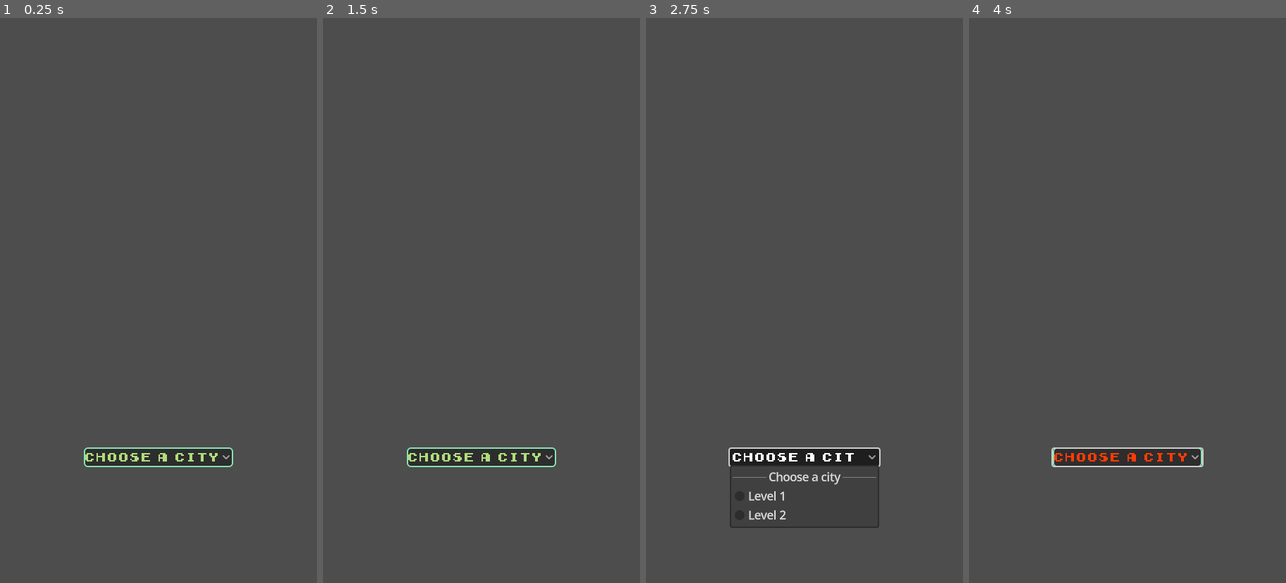
Above: before the commit, frames 1-4 (left to right).
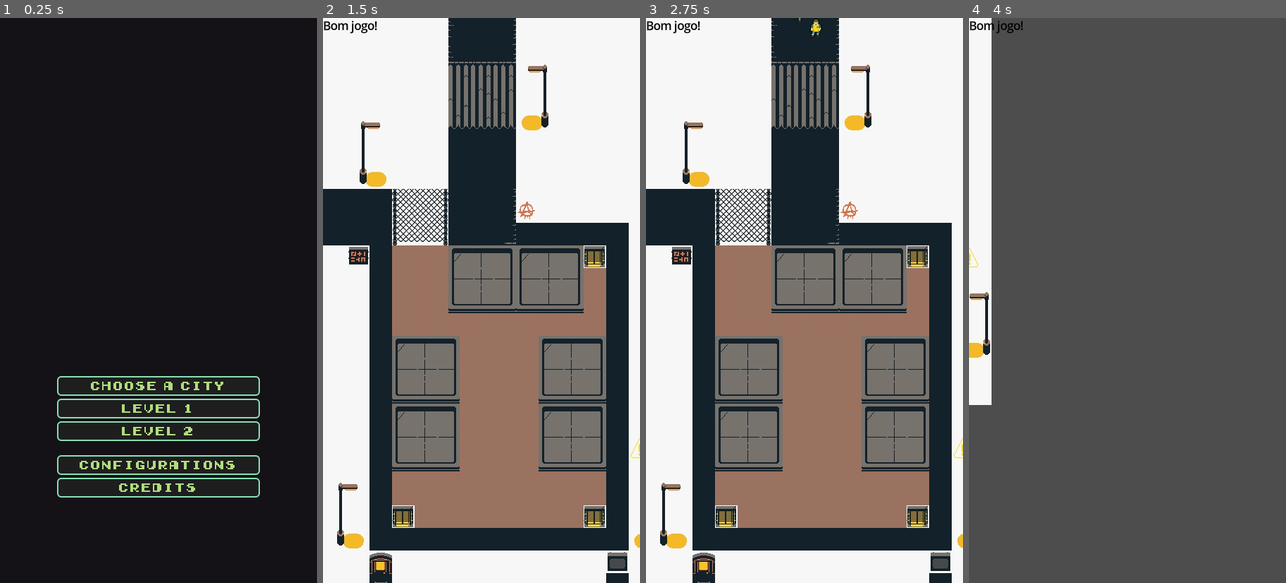
Above: after the commit, the same moments.

Repository: iparosds/SOS-Aliens
Game: Godot game, scene res://scenes/scene_manager.tscn
The game is run twice, just before and just after one commit, with the same random seed, the same clock (stepped at 60 frames per second) and the same inputs. Video files are missing from this copy of the repository; at most half a second of black plays in their place.
Inputs (mouse positions are in pixels of both pictures, inside the frame that each line leads up to):
- Up to frame 1 (0.25 s): no input
- Up to frame 2 (1.5 s): click (481, 385) at 0.5 s, where only the run after the commit has a clickable "choose a city"; click (481, 407) at 1.25 s, where only the run after the commit has a clickable "Level 1"
- Up to frame 3 (2.75 s): click (804, 458) at 2 s, where only the run before the commit has a clickable "Choose a city"
- Up to frame 4 (4 s): move the mouse to (1197, 272) at 2.77 s; hold Right (right, bound only after the commit) 2.78-3.53 s; tap Mouse wheel up (zoom_in, bound only after the commit) at 2.85, 3.8 s; click (1197, 272) at 2.92 s; tap Mouse wheel down (zoom_out, bound only after the commit) at 3.05, 3.6 s; move the mouse to (1064, 328) at 3.52 s; hold Down (down, bound only after the commit) from 3.53 s (still down); click (1064, 328) at 3.67 s

The runs differ from the first frame. In frame 1, 100% of the frame differs, in the area x 0-100%, y 0-100%; in frame 2, 100%; in frame 3, 100%; in frame 4, 6.6%.

Commit message:
click event and camera movement

Diff:
--- a/levels/level_01.tscn
+++ b/levels/level_01.tscn
@@ -888,7 +888,7 @@
 position = Vector2(223, 2)
 
 [node name="Spawn" type="Timer" parent="."]
-wait_time = 0.128
+wait_time = 0.5
 
 [connection signal="timeout" from="Timer" to="." method="_on_timer_timeout"]
 [connection signal="timeout" from="Spawn" to="." method="_on_spawn_timeout"]
--- a/project.godot
+++ b/project.godot
@@ -33,6 +33,43 @@
 
 theme/default_font_multichannel_signed_distance_field=true
 
+[input]
+
+left={
+"deadzone": 0.2,
+"events": [Object(InputEventKey,"resource_local_to_scene":false,"resource_name":"","device":-1,"window_id":0,"alt_pressed":false,"shift_pressed":false,"ctrl_pressed":false,"meta_pressed":false,"pressed":false,"keycode":0,"physical_keycode":4194319,"key_label":0,"unicode":0,"location":0,"echo":false,"script":null)
+, Object(InputEventKey,"resource_local_to_scene":false,"resource_name":"","device":-1,"window_id":0,"alt_pressed":false,"shift_pressed":false,"ctrl_pressed":false,"meta_pressed":false,"pressed":false,"keycode":0,"physical_keycode":65,"key_label":0,"unicode":97,"location":0,"echo":false,"script":null)
+]
+}
+right={
+"deadzone": 0.2,
+"events": [Object(InputEventKey,"resource_local_to_scene":false,"resource_name":"","device":-1,"window_id":0,"alt_pressed":false,"shift_pressed":false,"ctrl_pressed":false,"meta_pressed":false,"pressed":false,"keycode":0,"physical_keycode":4194321,"key_label":0,"unicode":0,"location":0,"echo":false,"script":null)
+, Object(InputEventKey,"resource_local_to_scene":false,"resource_name":"","device":-1,"window_id":0,"alt_pressed":false,"shift_pressed":false,"ctrl_pressed":false,"meta_pressed":false,"pressed":false,"keycode":0,"physical_keycode":68,"key_label":0,"unicode":100,"location":0,"echo":false,"script":null)
+]
+}
+up={
+"deadzone": 0.2,
+"events": [Object(InputEventKey,"resource_local_to_scene":false,"resource_name":"","device":-1,"window_id":0,"alt_pressed":false,"shift_pressed":false,"ctrl_pressed":false,"meta_pressed":false,"pressed":false,"keycode":0,"physical_keycode":87,"key_label":0,"unicode":119,"location":0,"echo":false,"script":null)
+, Object(InputEventKey,"resource_local_to_scene":false,"resource_name":"","device":-1,"window_id":0,"alt_pressed":false,"shift_pressed":false,"ctrl_pressed":false,"meta_pressed":false,"pressed":false,"keycode":0,"physical_keycode":4194320,"key_label":0,"unicode":0,"location":0,"echo":false,"script":null)
+]
+}
+down={
+"deadzone": 0.2,
+"events": [Object(InputEventKey,"resource_local_to_scene":false,"resource_name":"","device":-1,"window_id":0,"alt_pressed":false,"shift_pressed":false,"ctrl_pressed":false,"meta_pressed":false,"pressed":false,"keycode":0,"physical_keycode":4194322,"key_label":0,"unicode":0,"location":0,"echo":false,"script":null)
+, Object(InputEventKey,"resource_local_to_scene":false,"resource_name":"","device":-1,"window_id":0,"alt_pressed":false,"shift_pressed":false,"ctrl_pressed":false,"meta_pressed":false,"pressed":false,"keycode":0,"physical_keycode":83,"key_label":0,"unicode":115,"location":0,"echo":false,"script":null)
+]
+}
+zoom_in={
+"deadzone": 0.2,
+"events": [Object(InputEventMouseButton,"resource_local_to_scene":false,"resource_name":"","device":-1,"window_id":0,"alt_pressed":false,"shift_pressed":false,"ctrl_pressed":false,"meta_pressed":false,"button_mask":8,"position":Vector2(156, 28),"global_position":Vector2(165, 76),"factor":1.0,"button_index":4,"canceled":false,"pressed":true,"double_click":false,"script":null)
+]
+}
+zoom_out={
+"deadzone": 0.2,
+"events": [Object(InputEventMouseButton,"resource_local_to_scene":false,"resource_name":"","device":-1,"window_id":0,"alt_pressed":false,"shift_pressed":false,"ctrl_pressed":false,"meta_pressed":false,"button_mask":16,"position":Vector2(206, 5),"global_position":Vector2(215, 53),"factor":1.0,"button_index":5,"canceled":false,"pressed":true,"double_click":false,"script":null)
+]
+}
+
 [rendering]
 
 renderer/rendering_method="gl_compatibility"
--- /dev/null
+++ b/scenes/camera_2d.tscn
@@ -0,0 +1,6 @@
+[gd_scene load_steps=2 format=3 uid="uid://whl8knu488vf"]
+
+[ext_resource type="Script" uid="uid://lb7kdyxnw0o5" path="res://scripts/camera_2d.gd" id="1_qnfst"]
+
+[node name="Camera2D" type="Camera2D"]
+script = ExtResource("1_qnfst")
--- a/scenes/patriota.tscn
+++ b/scenes/patriota.tscn
@@ -101,8 +101,12 @@
 }]
 
 [sub_resource type="CapsuleShape2D" id="CapsuleShape2D_ncut4"]
-radius = 5.0
-height = 16.0
+radius = 7.0
+height = 26.0
+
+[sub_resource type="CapsuleShape2D" id="CapsuleShape2D_d71mh"]
+radius = 7.0
+height = 26.0
 
 [node name="Patriota" type="CharacterBody2D"]
 collision_mask = 17
@@ -117,3 +121,9 @@
 [node name="CollisionShape2D" type="CollisionShape2D" parent="."]
 position = Vector2(0, -5)
 shape = SubResource("CapsuleShape2D_ncut4")
+
+[node name="ClickArea" type="Area2D" parent="."]
+
+[node name="CollisionShape2D" type="CollisionShape2D" parent="ClickArea"]
+position = Vector2(0, -5)
+shape = SubResource("CapsuleShape2D_d71mh")
--- a/scenes/pause_menu.tscn
+++ b/scenes/pause_menu.tscn
@@ -1,5 +1,6 @@
-[gd_scene load_steps=5 format=3 uid="uid://b2kddna8jonj7"]
+[gd_scene load_steps=6 format=3 uid="uid://b2kddna8jonj7"]
 
+[ext_resource type="Script" uid="uid://dd3y451crgmmt" path="res://scripts/pause_menu.gd" id="1_5d2l8"]
 [ext_resource type="Texture2D" uid="uid://d1ar24frbwesc" path="res://media/logo-converter.png" id="2_ewgu5"]
 [ext_resource type="Theme" uid="uid://dmhlpo4s3t401" path="res://assets/themes/default_menu_theme.tres" id="2_kukqi"]
 [ext_resource type="FontFile" uid="uid://cul3qtiyor1u1" path="res://assets/fonts/Early GameBoy.ttf" id="3_ewgu5"]
@@ -11,6 +12,7 @@
 
 [node name="PauseMenu" type="CanvasLayer"]
 process_mode = 3
+script = ExtResource("1_5d2l8")
 
 [node name="TextureRect" type="TextureRect" parent="."]
 anchors_preset = 15
--- a/scenes/scene_manager.tscn
+++ b/scenes/scene_manager.tscn
@@ -1,9 +1,14 @@
-[gd_scene load_steps=3 format=3 uid="uid://b3w6p7iuwb8iu"]
+[gd_scene load_steps=4 format=3 uid="uid://b3w6p7iuwb8iu"]
 
 [ext_resource type="Script" uid="uid://bl77r0xfbg40h" path="res://scripts/scene_manager.gd" id="1_b81s6"]
+[ext_resource type="PackedScene" uid="uid://whl8knu488vf" path="res://scenes/camera_2d.tscn" id="3_b81s6"]
 [ext_resource type="PackedScene" uid="uid://42oeppt28feq" path="res://scenes/ui.tscn" id="3_q7wi7"]
 
 [node name="SceneManager" type="Node2D"]
 script = ExtResource("1_b81s6")
 
 [node name="UI" parent="." instance=ExtResource("3_q7wi7")]
+
+[node name="Camera2D" parent="." instance=ExtResource("3_b81s6")]
+position = Vector2(223, 414)
+rotation = -0.787582
--- a/scenes/ui.tscn
+++ b/scenes/ui.tscn
@@ -7,8 +7,14 @@
 [node name="UI" type="Node2D"]
 script = ExtResource("1_nt7q6")
 
+[node name="header" type="CanvasLayer" parent="."]
+
+[node name="Label" type="Label" parent="header"]
+offset_right = 40.0
+offset_bottom = 22.3333
+theme_override_colors/font_color = Color(0, 0, 0, 1)
+
 [node name="main_menu" type="CanvasLayer" parent="."]
-visible = false
 
 [node name="ColorRect" type="ColorRect" parent="main_menu"]
 anchors_preset = 15
@@ -74,6 +80,7 @@
 text = "Credits"
 
 [node name="level_menu" type="CanvasLayer" parent="."]
+visible = false
 
 [node name="VideoStreamPlayer" type="VideoStreamPlayer" parent="level_menu"]
 offset_right = 450.0
--- /dev/null
+++ b/scripts/camera_2d.gd
@@ -0,0 +1,31 @@
+extends Camera2D
+@export var CameraPanSpeed:int = 10
+
+func _ready():
+	Controller.camera_2d = self
+
+func reset_camera():
+	position.x = 223
+	position.y = 414
+	zoom.x = 1
+	zoom.y = 1
+
+func _process(delta: float) -> void:
+	if Input.is_action_pressed("up"):
+		position.y -= CameraPanSpeed
+	if Input.is_action_pressed("down"):
+		position.y += CameraPanSpeed
+	if Input.is_action_pressed("left"):
+		position.x -= CameraPanSpeed
+	if Input.is_action_pressed("right"):
+		position.x += CameraPanSpeed
+	if Input.is_action_just_pressed("zoom_in"):
+		print("zoom_in")
+		print(scale)
+		zoom.x += 0.1
+		zoom.y += 0.1
+	if Input.is_action_just_pressed("zoom_out"):
+		print("zoom_in")
+		print(scale)
+		zoom.x -= 0.1
+		zoom.y -= 0.1
--- a/scripts/controller.gd
+++ b/scripts/controller.gd
@@ -3,6 +3,7 @@
 var scene_manager: SceneManager
 var level: Level
 var ui: UI
+var camera_2d: Camera2D
 @onready var patriota = preload("res://scenes/patriota.tscn")
 
 func change_level(load_level):
@@ -15,6 +16,7 @@
 	level.spawn.start()
 	ui.main_menu.visible = false
 	ui.label.text = "Bom jogo!"
+	camera_2d.reset_camera()
 
 func spawn_patriota():
 	var new_patriota = patriota.instantiate()
--- a/scripts/patriota.gd
+++ b/scripts/patriota.gd
@@ -2,6 +2,7 @@
 
 @onready var navigation_agent_2d: NavigationAgent2D = $NavigationAgent2D
 @onready var animation_player: AnimatedSprite2D = $AnimationPlayer
+@onready var click_area: Area2D = $ClickArea
 
 # Velocidade de movimentação da barata (pode ser configurada no editor)
 @export var speed: float = 100.0
@@ -13,6 +14,13 @@
 
 func _ready():
 	navigation_agent_2d.target_position = saida
+	click_area.input_event.connect(_on_click)
+
+func _on_click(viewport:Node, event:InputEvent, shape_idx:int):
+	if event is InputEventMouseButton and event.pressed:
+		queue_free()
+	elif event is InputEventScreenTouch and event.pressed:
+		queue_free()
 
 func _physics_process(delta):
 	# Se o agente já chegou ao destino, remove a barata da cena
Not shown: 1 places in scenes/patriota.tscn that only renumber resources
Not shown, added: scripts/camera_2d.gd.uid
Not shown, added: scripts/pause_menu.gd.uid
